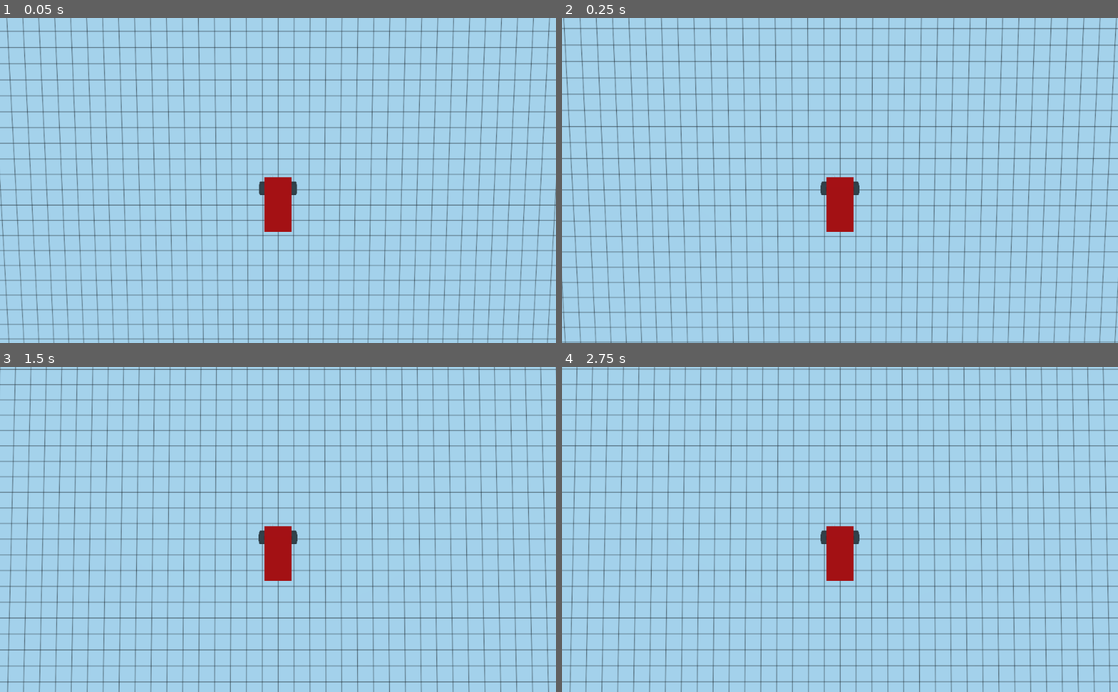
Above: before the commit, frames 1-4 (two rows, left to right).
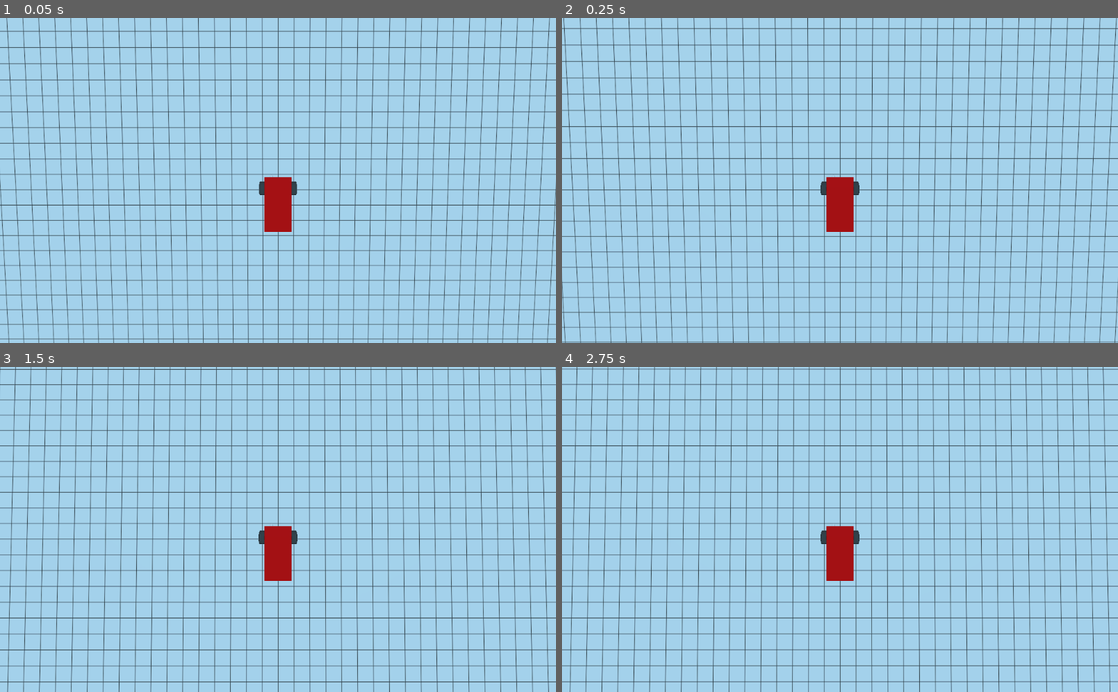
Above: after the commit, the same moments.

Repository: eellak/fossbot-web-simulator
Game: Godot game, scene res://Spatial.tscn
The game is run twice, just before and just after one commit, with the same random seed, the same clock (stepped at 60 frames per second) and the same inputs.
Inputs:
- Up to frame 1 (0.05 s): no input
- Up to frame 2 (0.25 s): no input
- Up to frame 3 (1.5 s): hold D (right) 0.53-1.28 s; hold S (back) from 1.28 s (still down)
- Up to frame 4 (2.75 s): release S (back) at 2.03 s; hold D (right) from 2.03 s (still down)

The runs differ from the first frame. In frame 1, 1.5% of the frame differs, in the area x 0-100%, y 0-100%; in frame 2, 1.7%; in frame 3, 2.2%; in frame 4, 1.4%.

Commit message:
increased quality

Diff:
--- a/godot/project.godot
+++ b/godot/project.godot
@@ -13,6 +13,10 @@
 config/name="Fossbot_Car2"
 run/main_scene="res://Spatial.tscn"
 config/icon="res://icon.png"
+
+[global]
+
+antialising=false
 
 [gui]
 
@@ -47,4 +51,8 @@
 
 [rendering]
 
+quality/filters/sharpen_intensity=0.5
+quality/filters/anisotropic_filter_level=16
+quality/subsurface_scattering/quality=2
+quality/voxel_cone_tracing/high_quality=true
 environment/default_environment="res://default_env.tres"
Not shown, changed: godot/exports/index.html
Not shown, changed: godot/exports/index.pck
